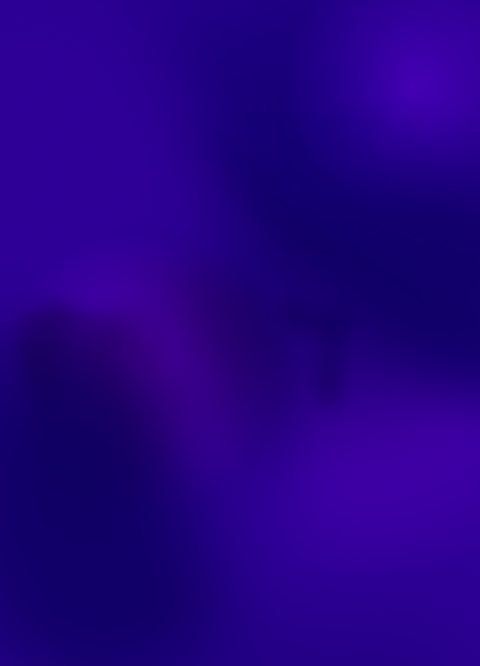
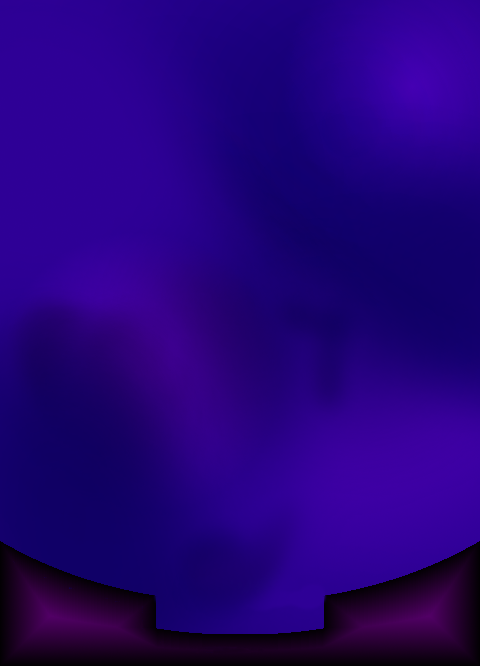
Revision of a layered (480, 666) image; what changed, layer by layer:
painted on "Arriere 3" over [0, 499, 480, 666]
